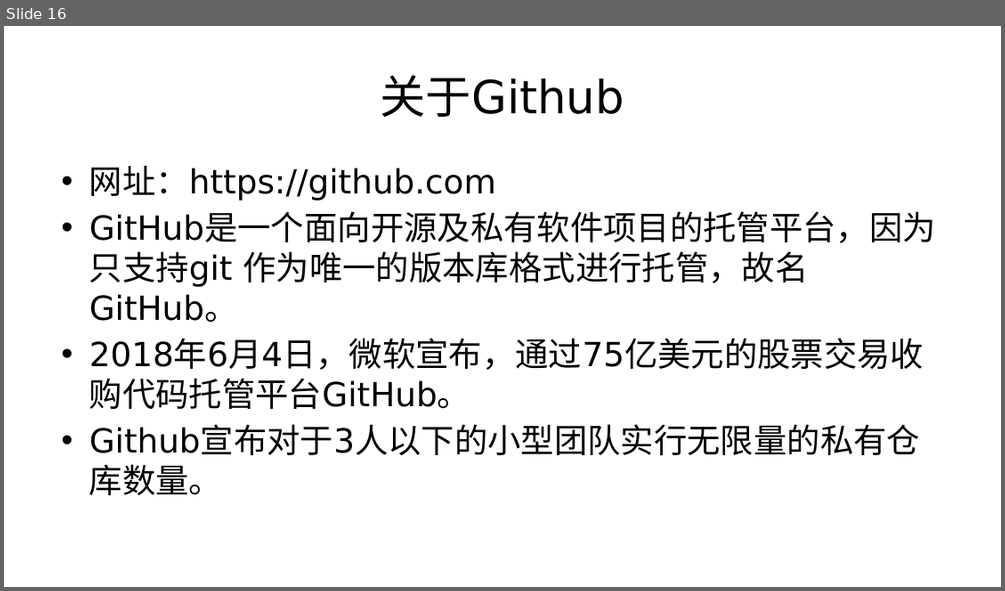
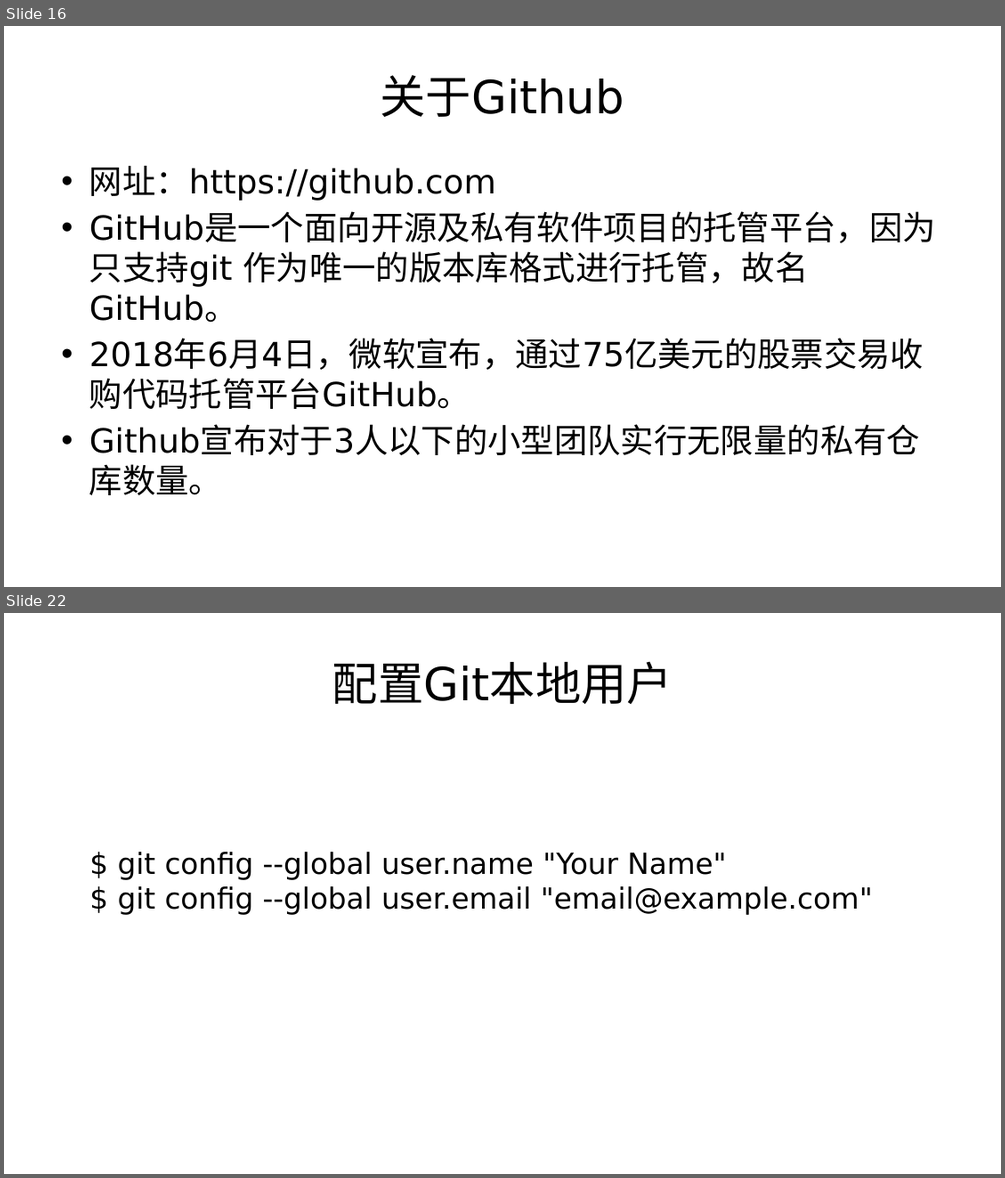
Before and after one commit to Sdear/LectureNotes, a slide deck: 专题/版本控制那些事.pptx. Shown one above the other, each under a label of ours: slide 16 before the commit, slides 16 and 22 after it; the slides between them are not shown. The pictures are 1005x591 and 1005x1178 pixels, drawn with LibreOffice and Linux fonts; fonts in the diff are those of the drawing; background and template pictures are left out. Boxes give left, top, right and bottom in pixels: in the first picture for what was removed or moved away, otherwise in the second. Text is boxed around its words. In the diff, an @@ line names an element or a change of style, - is before the commit and + after.

```diff
--- a/专题/版本控制那些事.pptx
+++ b/专题/版本控制那些事.pptx
@@ slide 22 added at <box>4,613,1001,1174</box>, background #FFFFFF @@
@@ title added at <box>332,662,672,704</box>, 44 pt, text #000000 @@
+配置Git本地用户
@@ text added at <box>118,852,873,915</box>, 28 pt, text #000000 @@
+$ git config --global user.name "Your Name"
+$ git config --global user.email "email@example.com"
```
Also in this commit, not shown: 16 other slides added, 1 other file.
